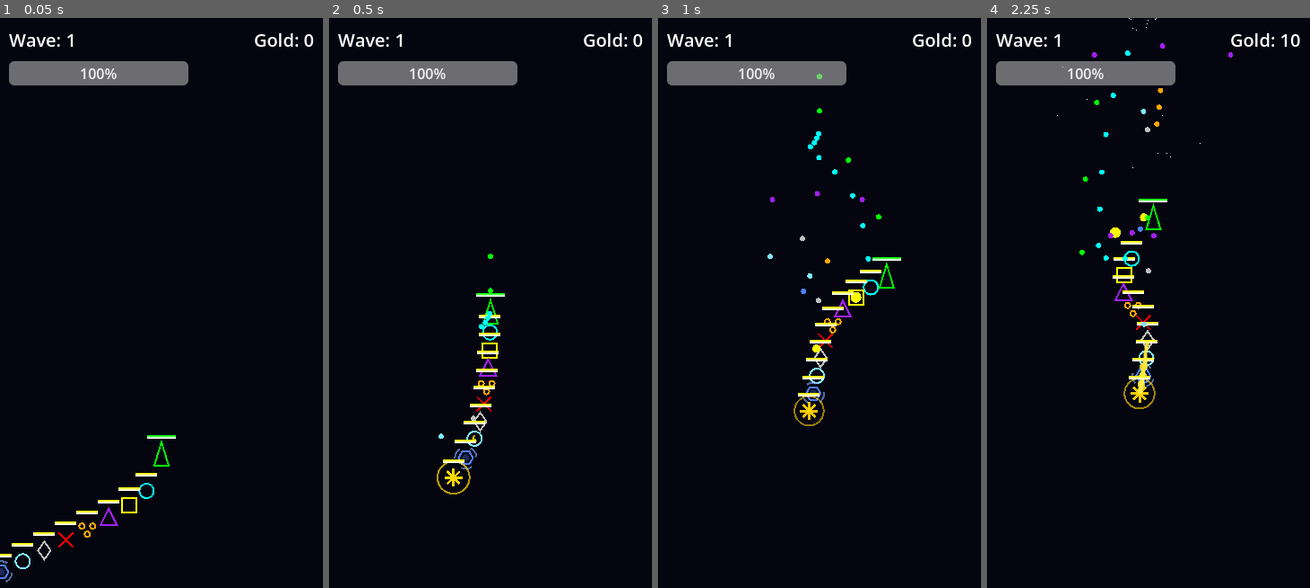
Above: before the commit, frames 1-4 (left to right).
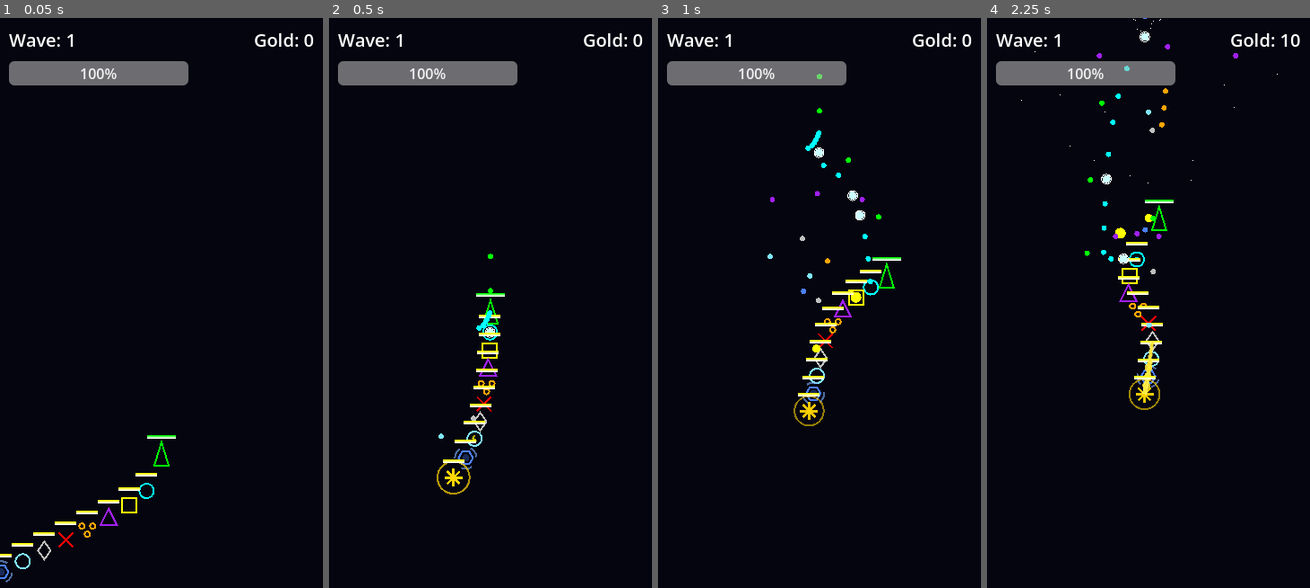
Above: after the commit, the same moments.

Repository: PPG11/NeonFormation
Game: Godot game, scene res://scenes/Main.tscn
Same seed, same stepped clock (60 frames per second), same inputs: the game is played once before the commit and once after it.
Inputs (mouse positions are in pixels of both pictures, inside the frame that each line leads up to):
- Up to frame 1 (0.05 s): no input
- Up to frame 2 (0.5 s): no input
- Up to frame 3 (1 s): move the mouse to (890, 274) at 0.52 s
- Up to frame 4 (2.25 s): move the mouse to (1083, 337) at 1.27 s; move the mouse to (1180, 177) at 2.02 s

Frame 1 is identical in both runs. In frame 2, less than 0.1% of the frame differs, in the area x 45-52%, y 51-57%; in frame 3, 0.2%; in frame 4, 2.3%, in the area x 10-90%, y 0-69%.

Commit message:
Implement core modules for Alpha Version upgrade (Balance, Economy, Merge, Boss, Visuals).
Key Changes:
- **Balance:** Steeper enemy scaling (exp=1.2, per_wave=30). Buffed Striker interval (0.07).
- **Striker:** Added critical hit mechanic (20% chance, 2.0x dmg) and visual feedback.
- **Economy:** Implemented robust gold deduction logic in ShopUI and Main. Verified funds before purchase.
- **Merge:** Updated Player.gd to merge units at the correct index, preserving snake chain structure.
- **Boss:** Added damage scaling based on wave number. Verified Boss AI and HP bar logic.
- **Visuals:** Updated Enemy HP bars to show only on damage.

Co-authored-by: PPG11 <38418801+PPG11@users.noreply.github.com>

Diff:
--- a/scripts/GameBalance.gd
+++ b/scripts/GameBalance.gd
@@ -10,7 +10,7 @@
 @export_group("SnakeBody")
 @export var unit_price: int = 100
 @export var striker_damage: int = 8
-@export var striker_interval: float = 0.1
+@export var striker_interval: float = 0.07
 @export var heavy_damage: int = 25
 @export var heavy_interval: float = 1.0
 @export var heavy_scale: float = 2.0
@@ -74,8 +74,8 @@
 # ==================== Enemy ====================
 @export_group("Enemy")
 @export var enemy_base_hp: int = 60
-@export var enemy_hp_per_wave: int = 15
-@export var enemy_hp_exponent: float = 1.15
+@export var enemy_hp_per_wave: int = 30
+@export var enemy_hp_exponent: float = 1.20
 @export var enemy_base_speed: float = 100.0
 @export var enemy_speed_per_wave: float = 5.0
 @export var enemy_speed_exponent: float = 1.02
--- a/scripts/Main.gd
+++ b/scripts/Main.gd
@@ -132,6 +132,7 @@
     var hp = balance.boss_base_hp + ((current_wave / 5) * balance.boss_hp_per_wave)
     boss.max_hp = hp
     boss.current_hp = hp
+    boss.damage_multiplier = 1.0 + (current_wave * 0.1)
     boss.global_position = Vector2(180, -50)
     get_tree().current_scene.add_child(boss)
     boss.boss_died.connect(_on_boss_killed)
@@ -163,7 +164,8 @@
     start_wave()
 
 func _on_item_purchased(unit_type: int, cost: int) -> void:
-    # 商店已经扣除了金币，这里只需要同步并添加单位
+    if gold < cost:
+        return
     gold -= cost
     _update_ui()
     if _player != null and _player.has_method("add_body"):
--- a/scripts/entities/Boss.gd
+++ b/scripts/entities/Boss.gd
@@ -7,6 +7,7 @@
 
 @export var max_hp: int = 2000
 var current_hp: int
+var damage_multiplier: float = 1.0
 
 @onready var balance: GameBalance = get_node("/root/GameBalance") as GameBalance
 const BulletScene: PackedScene = preload("res://scenes/entities/Bullet.tscn")
@@ -367,7 +368,8 @@
     elif current_phase == Phase.PHASE_3:
         base_damage = 30
 
-    bullet.set("damage", int(base_damage * damage_mult))
+    # Apply global boss damage multiplier
+    bullet.set("damage", int(base_damage * damage_mult * damage_multiplier))
     get_tree().current_scene.add_child(bullet)
 
 func take_damage(amount: int) -> void:
--- a/scripts/entities/Bullet.gd
+++ b/scripts/entities/Bullet.gd
@@ -4,6 +4,7 @@
 @export var color: Color = Color.WHITE
 @export var damage: int = 10
 @export var is_enemy_bullet: bool = false
+@export var is_critical: bool = false
 
 # Ricochet properties
 @export var can_ricochet: bool = false
@@ -26,9 +27,16 @@
 
 func _draw() -> void:
     var draw_color := color
+    var radius := 3.0
     if is_enemy_bullet:
         draw_color = Color.ORANGE
-    draw_circle(Vector2.ZERO, 3.0, draw_color)
+    elif is_critical:
+        draw_color = Color(0.8, 1.0, 1.0) # Bright Cyan
+        radius = 4.5
+
+    draw_circle(Vector2.ZERO, radius, draw_color)
+    if is_critical:
+        draw_arc(Vector2.ZERO, radius + 1.0, 0, TAU, 12, Color.WHITE, 1.0)
 
 func _on_area_entered(area: Area2D) -> void:
     if is_enemy_bullet:
--- a/scripts/entities/Enemy.gd
+++ b/scripts/entities/Enemy.gd
@@ -74,6 +74,7 @@
     _hp_bar.position = Vector2(-12, -24)
     _hp_bar.max_value = max_hp
     _hp_bar.value = current_hp
+    _hp_bar.visible = false
     add_child(_hp_bar)
 
 func _process(delta: float) -> void:
@@ -137,6 +138,7 @@
     current_hp -= amount
     if _hp_bar:
         _hp_bar.value = current_hp
+        _hp_bar.visible = true
     modulate = Color.RED
     var tween := create_tween()
     tween.tween_property(self, "modulate", _base_modulate, 0.1)
--- a/scripts/entities/Player.gd
+++ b/scripts/entities/Player.gd
@@ -163,7 +163,7 @@
 func add_body(unit_type: int) -> void:
     _add_body_internal(unit_type, 1)
 
-func _add_body_internal(unit_type: int, level: int) -> void:
+func _add_body_internal(unit_type: int, level: int, insert_index: int = -1) -> void:
     var matching_indices = []
     for i in range(body_parts.size()):
         var part = body_parts[i]
@@ -174,6 +174,10 @@
 
     if matching_indices.size() == 2:
         matching_indices.sort()
+        var lowest_idx = matching_indices[0]
+        if insert_index != -1:
+            lowest_idx = min(lowest_idx, insert_index)
+
         matching_indices.reverse()
         for idx in matching_indices:
             var part = body_parts[idx]
@@ -181,7 +185,7 @@
             part.queue_free()
 
         _refresh_body_targets()
-        _add_body_internal(unit_type, level + 1)
+        _add_body_internal(unit_type, level + 1, lowest_idx)
         return
 
     if body_scene == null:
@@ -189,17 +193,30 @@
     var body := body_scene.instantiate() as Node2D
     if body == null:
         return
-    var target: Node2D = self if body_parts.is_empty() else body_parts.back()
+
     body.set("unit_type", unit_type)
     body.set("level", level)
-    body.set("target", target)
     get_tree().current_scene.add_child(body)
     body.tree_exited.connect(_on_body_exited.bind(body))
+
+    if insert_index != -1 and insert_index <= body_parts.size():
+        body_parts.insert(insert_index, body)
+    else:
+        body_parts.append(body)
+
+    _refresh_body_targets()
+
+    # Position the new body correctly immediately
+    var idx = body_parts.find(body)
+    var target: Node2D = self
+    if idx > 0:
+        target = body_parts[idx - 1]
+
     var offset := body.get("follow_offset") as Vector2
     if offset == null:
         offset = Vector2.ZERO
     body.global_position = target.global_transform * offset
-    body_parts.append(body)
+
     recalculate_synergies()
 
 func _on_body_exited(body: Node) -> void:
--- a/scripts/entities/SnakeBody.gd
+++ b/scripts/entities/SnakeBody.gd
@@ -59,6 +59,10 @@
 var _support_buff_targets: int = 2
 var _support_buff_lines: Array[Dictionary] = []
 var _buff_pulse_time: float = 0.0
+
+# Critical hit variables
+var crit_chance: float = 0.2
+var crit_mult: float = 2.0
 
 func _ready() -> void:
     speed = balance.snake_speed
@@ -285,7 +289,11 @@
         return
     match unit_type:
         ClassType.STRIKER:
-            _spawn_bullet(Color.CYAN, balance.striker_damage, 1.0, 0.0)
+            var is_crit = randf() < crit_chance
+            var dmg = balance.striker_damage
+            if is_crit:
+                dmg = int(dmg * crit_mult)
+            _spawn_bullet(Color.CYAN, dmg, 1.0, 0.0, is_crit)
         ClassType.HEAVY:
             _spawn_bullet(Color.YELLOW, balance.heavy_damage, balance.heavy_scale, 0.0)
         ClassType.SPREAD:
@@ -305,13 +313,15 @@
         ClassType.SUPPORT:
             pass  # Support uses separate timer
 
-func _spawn_bullet(bullet_color: Color, damage: int, scale_factor: float, angle_deg: float) -> void:
+func _spawn_bullet(bullet_color: Color, damage: int, scale_factor: float, angle_deg: float, is_critical: bool = false) -> void:
     var bullet := BulletScene.instantiate() as Area2D
     if bullet == null:
         return
     bullet.set("color", bullet_color)
     bullet.set("damage", int(damage * _damage_mult))
     bullet.set("is_enemy_bullet", false)
+    if is_critical:
+        bullet.set("is_critical", true)
     bullet.global_position = global_position
     bullet.rotation = deg_to_rad(angle_deg)
     bullet.scale = Vector2.ONE * scale_factor * _size_mult
--- a/scripts/ui/ShopUI.gd
+++ b/scripts/ui/ShopUI.gd
@@ -79,11 +79,12 @@
         return
     if _purchased[index]:
         return
-    if _current_gold < balance.unit_price:
+
+    var price = balance.unit_price
+    if _current_gold < price:
         return
 
     # 购买商品
-    var price = balance.unit_price
     _current_gold -= price
     _purchased[index] = true
 
